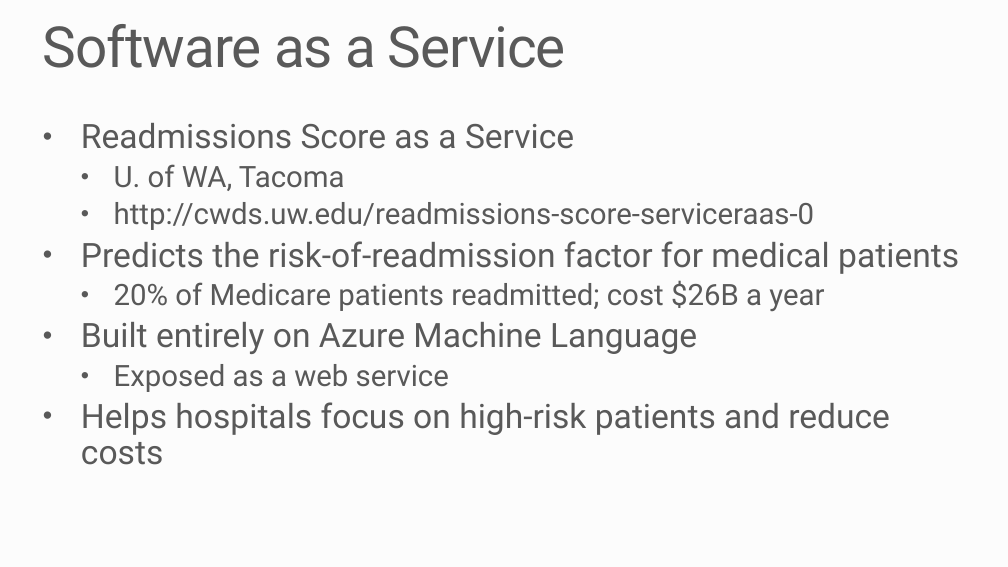
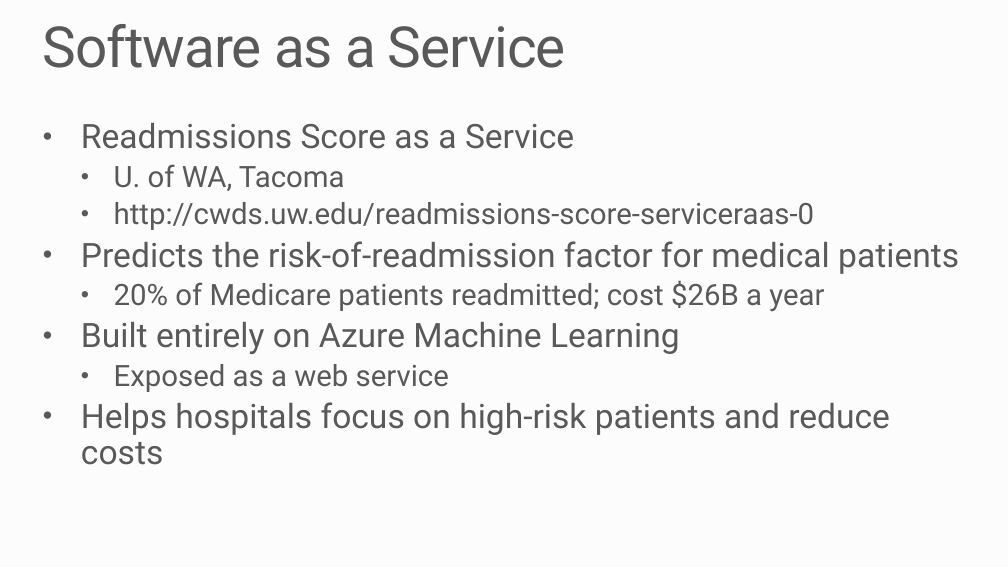
Before and after one commit to MSRConnections/Azure-training-course, a slide deck: slide 8 of Content/Introduction/Azure Overview.pptx. Drawn at 1008x567 pixels with LibreOffice and Linux fonts; fonts in the diff are those of the drawing; background and template pictures are left out. Boxes give left, top, right and bottom in pixels: in the first picture for what was removed or moved away, otherwise in the second. Text is boxed around its words. In the diff, an @@ line names an element or a change of style, - is before the commit and + after.

```diff
--- a/Content/Introduction/Azure Overview.pptx
+++ b/Content/Introduction/Azure Overview.pptx
@@ text at (81, 322, 680, 354): text changed @@
-• Built entirely on Azure Machine Language
+• Built entirely on Azure Machine Learning
```
Also in this commit, not shown: 7 other slides changed, 1 slide added, 3 slides removed.
